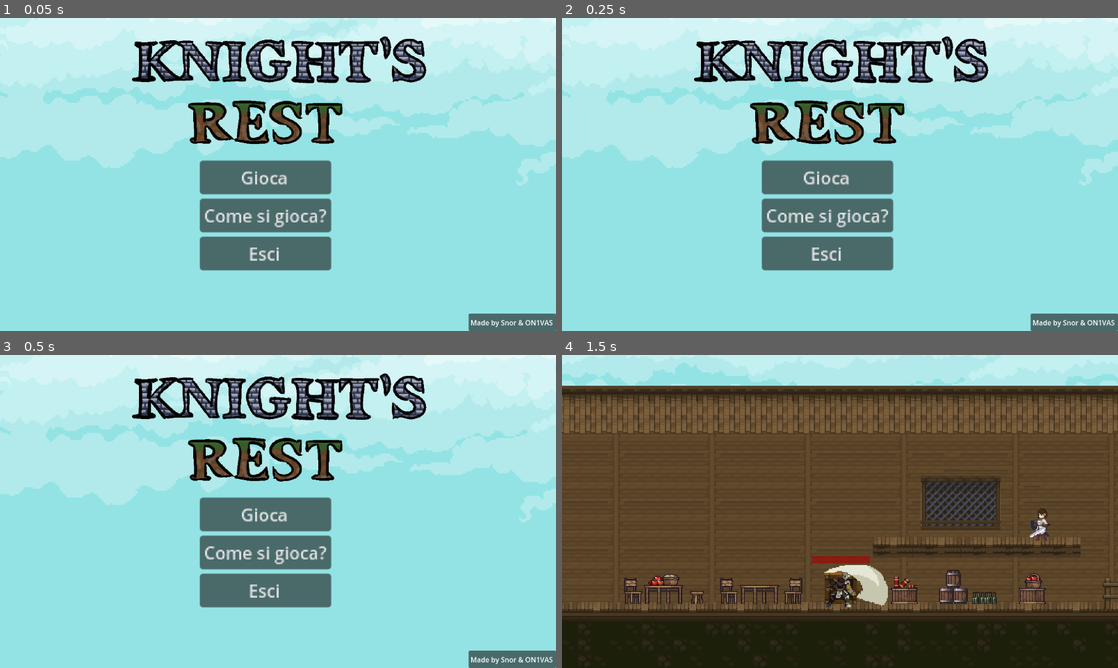
Above: before the commit, frames 1-4 (two rows, left to right).
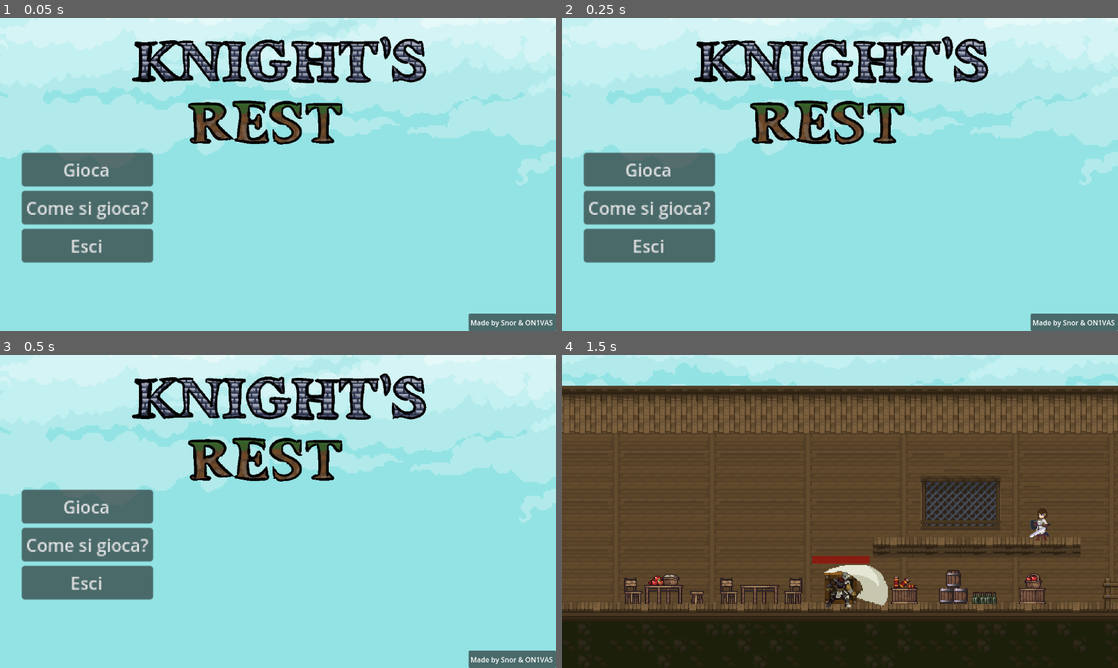
Above: after the commit, the same moments.

Repository: ON1VAS/tesiUni2025
Game: Godot game, scene res://scene/menu.tscn
Two runs of this game, one before a commit and one after it. Both use one fixed random seed, a clock stepped at 60 frames per second and the inputs below.
Inputs:
- Up to frame 1 (0.05 s): no input
- Up to frame 2 (0.25 s): no input
- Up to frame 3 (0.5 s): no input
- Up to frame 4 (1.5 s): click "Gioca" at 0.5 s; hold D (ui_right) from 1.28 s (still down); tap K (attackfast) at 1.35 s

The runs differ from the first frame. In frame 1, 16% of the frame differs, in the area x 3-60%, y 42-81%; in frame 2, 16%; in frame 3, 16%; in frame 4, nothing differs.

Commit message:
Update menu.tscn

Diff:
--- a/scene/menu.tscn
+++ b/scene/menu.tscn
@@ -15,24 +15,24 @@
 script = ExtResource("1_e5g8k")
 
 [node name="MarginContainer" type="MarginContainer" parent="."]
+custom_minimum_size = Vector2(50, 0)
+layout_direction = 1
 layout_mode = 1
-anchors_preset = 7
-anchor_left = 0.5
-anchor_top = 1.0
-anchor_right = 0.5
-anchor_bottom = 1.0
-offset_left = -180.0
-offset_top = -392.0
-offset_right = -58.9999
-offset_bottom = -291.0
-grow_horizontal = 2
-grow_vertical = 0
+anchors_preset = 4
+anchor_top = 0.5
+anchor_bottom = 0.5
+offset_left = 50.0
+offset_top = -50.5
+offset_right = 171.0
+offset_bottom = 50.5
+grow_vertical = 2
 scale = Vector2(2.5, 2.5)
 
 [node name="VBoxContainer" type="VBoxContainer" parent="MarginContainer"]
+custom_minimum_size = Vector2(50, 0)
 layout_mode = 2
-size_flags_horizontal = 4
-size_flags_vertical = 4
+size_flags_horizontal = 0
+size_flags_vertical = 0
 
 [node name="Gioca" type="Button" parent="MarginContainer/VBoxContainer"]
 layout_mode = 2
@@ -75,10 +75,10 @@
 [node name="howtoplaypanel" type="Panel" parent="."]
 custom_minimum_size = Vector2(400, 200)
 layout_mode = 0
-offset_left = 40.0
-offset_top = 321.0
-offset_right = 440.0
-offset_bottom = 580.0
+offset_left = 488.0
+offset_top = 306.0
+offset_right = 888.0
+offset_bottom = 565.0
 
 [node name="VBoxContainer" type="VBoxContainer" parent="howtoplaypanel"]
 layout_mode = 0
